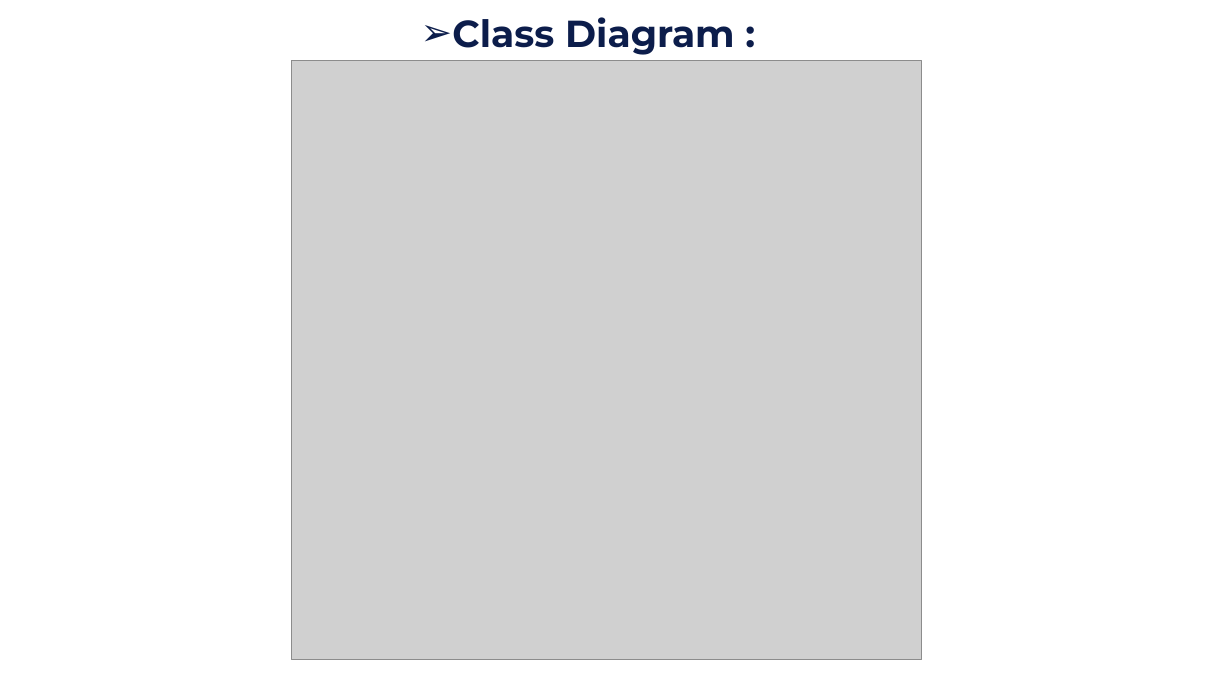
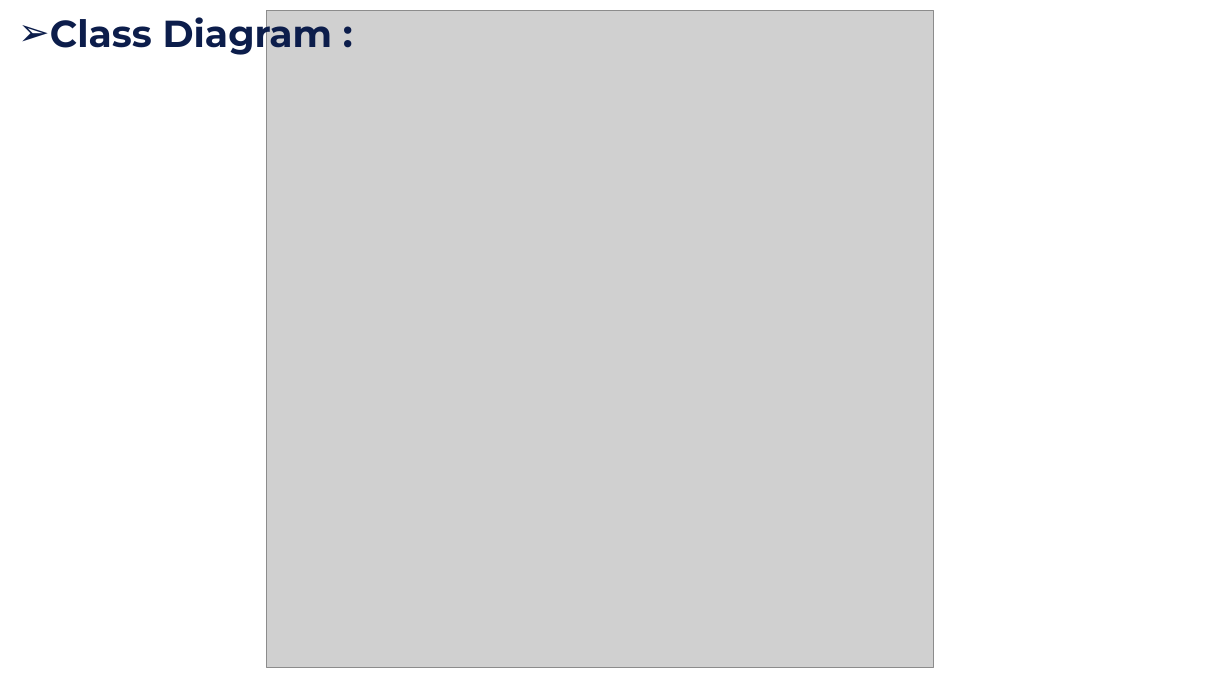
Before and after one commit to fahad-cpp/EventSync, a slide deck: slide 17 of Presentation/EventSync(Final Reporting).pptx. Drawn at 1232x693 pixels with LibreOffice and Linux fonts; fonts in the diff are those of the drawing; grey boxes stand for pictures. Boxes give left, top, right and bottom in pixels: in the first picture for what was removed or moved away, otherwise in the second. Text is boxed around its words. In the diff, an @@ line names an element or a change of style, - is before the commit and + after.

```diff
--- a/Presentation/EventSync(Final Reporting).pptx
+++ b/Presentation/EventSync(Final Reporting).pptx
@@ text "Class Diagram :" rewrapped from (x1=452, y1=17, x2=735, y2=55) to (x1=50, y1=11, x2=333, y2=57) @@
@@ picture resized from (x1=291, y1=60, x2=922, y2=659) to (x1=267, y1=10, x2=934, y2=667) @@
```
Also in this commit, not shown: 8 other slides changed, 2 slides added, 2 slides removed, 4 other files.
